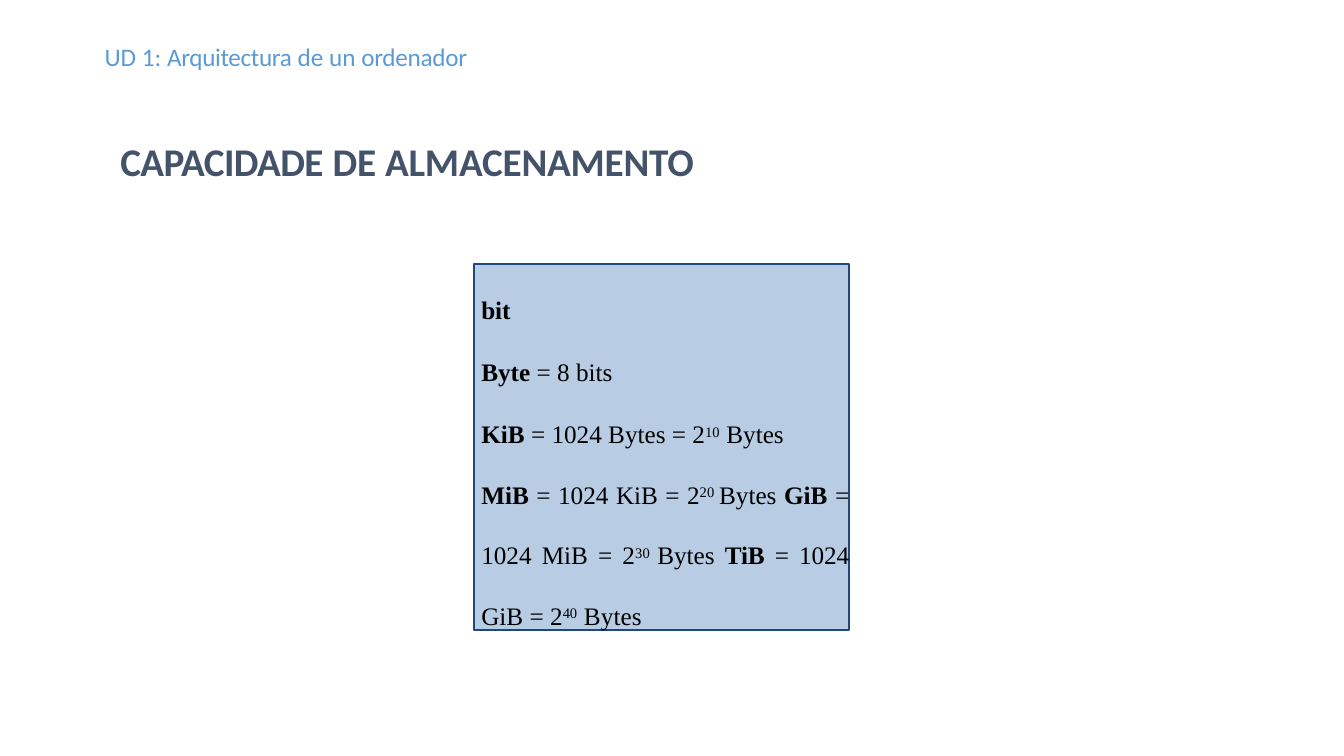
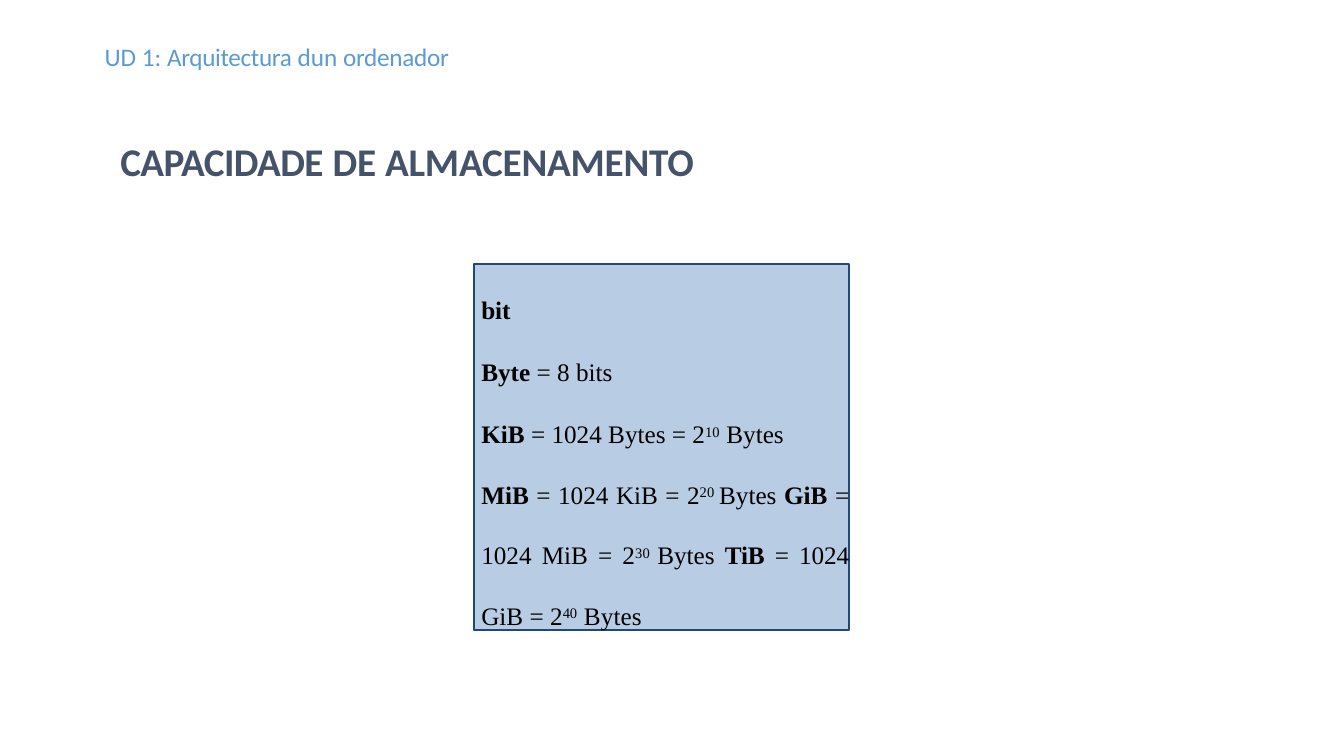
Before and after one commit to EduBelay/MME-blog, a slide deck: slide 3 of unidade01/resumos/UD01-RESUMEN UNIDADES DE MEDIDA.odp. Drawn at 1344x756 pixels with LibreOffice and Linux fonts; fonts in the diff are those of the drawing. Boxes give left, top, right and bottom in pixels: in the first picture for what was removed or moved away, otherwise in the second. Text is boxed around its words. In the diff, an @@ line names an element or a change of style, - is before the commit and + after.

```diff
--- a/unidade01/resumos/UD01-RESUMEN UNIDADES DE MEDIDA.odp
+++ b/unidade01/resumos/UD01-RESUMEN UNIDADES DE MEDIDA.odp
@@ text at (105, 48, 449, 70): text changed @@
-UD 1: Arquitectura de un ordenador
+UD 1: Arquitectura dun ordenador
```
Also in this commit, not shown: 10 other slides changed, 1 slide added.
